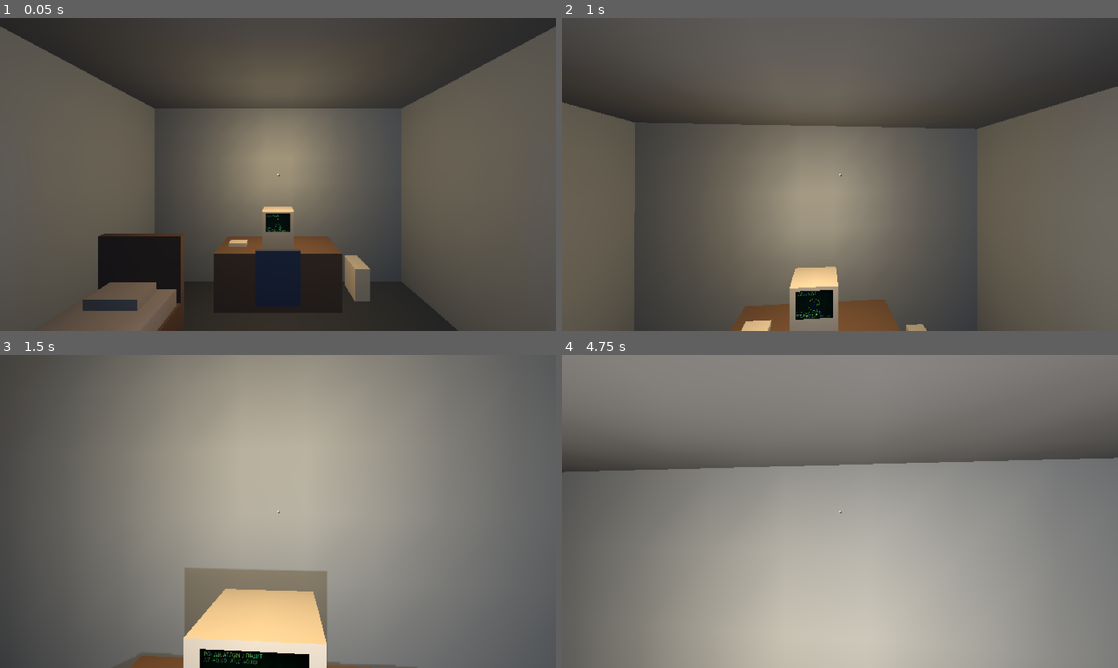
Above: before the commit, frames 1-4 (two rows, left to right).
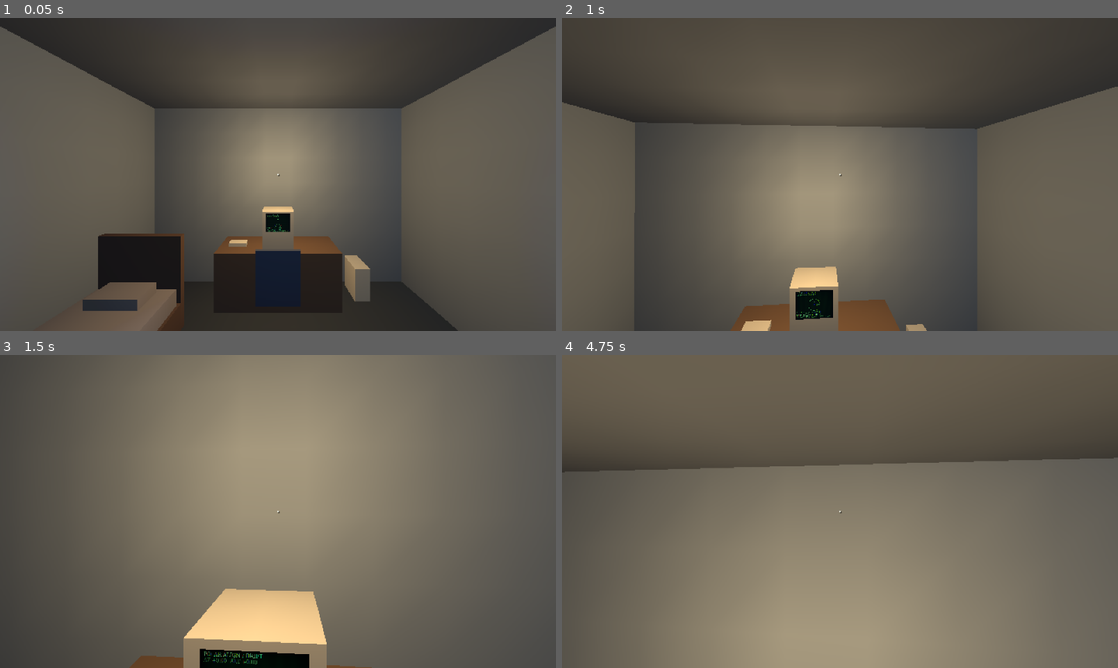
Above: after the commit, the same moments.

Repository: fcport/astrochills-gd-3d
Game: Godot game, scene res://main.tscn
The game is run twice, just before and just after one commit, with the same random seed, the same clock (stepped at 60 frames per second) and the same inputs.
Inputs (mouse positions are in pixels of both pictures, inside the frame that each line leads up to):
- Up to frame 1 (0.05 s): no input
- Up to frame 2 (1 s): tap Enter (imaging_start) at 0.5 s; move the mouse to (867, 174) at 0.52 s; hold W (move_forward) from 0.53 s (still down); hold B (bbs_open) from 0.53 s (still down); click (867, 174) at 0.67 s; tap Space (jump) at 0.77 s
- Up to frame 3 (1.5 s): keep holding W (move_forward); move the mouse to (250, 511) at 1.27 s; release B (bbs_open) at 1.28 s; tap Ctrl (crouch) at 1.35 s
- Up to frame 4 (4.75 s): keep holding W (move_forward); tap Space (jump) at 1.52, 3.02, 3.77, 4.52 s; move the mouse to (851, 505) at 2.02 s; hold Left (imaging_dec) 2.03-2.78 s; move the mouse to (834, 517) at 2.77 s; tap Right (imaging_inc) at 2.85 s; click (834, 517) at 2.92 s; move the mouse to (878, 514) at 3.52 s; hold Down (imaging_next) 3.53-4.28 s; move the mouse to (795, 508) at 4.27 s; tap Up (imaging_prev) at 4.35 s

Frame 1 is identical in both runs. In frame 2, 0.9% of the frame differs, in the area x 33-64%, y 0-99%; in frame 3, 48%; in frame 4, 88%, in the area x 0-100%, y 0-100%.

Commit message:
La lampada di prossimita' si spegne dove la stanza e' gia' illuminata
Chiede alle lampade della scena quanta luce arriva addosso al giocatore, e se da li'
si vedono davvero: una plafoniera accesa di la' dal muro non illumina questa stanza,
e senza quel raggio il corridoio acceso lascerebbe al buio chi e' chiuso nel
magazzino. Al buio la parete a 70 cm passa da 7 a 73; a luce accesa da 57,5 a 57,5.

Diff:
--- a/tools/prova_prossimita.gd
+++ b/tools/prova_prossimita.gd
@@ -27,7 +27,10 @@
 
 ## Quanti fotogrammi si lascia assestare la scena dopo aver mosso il giocatore o
 ## toccato la lampada. L'illuminazione di Godot non è istantanea.
-const ASSESTO := 8
+## Quaranta e non otto. La lampada non salta al suo valore: `luce_prossimita.gd` ce
+## la porta scorrendo, in poco piu' di un terzo di secondo. Con otto fotogrammi il
+## banco fotografava a meta' salita e leggeva numeri che nel gioco non esistono.
+const ASSESTO := 40
 
 ## A che distanze dal muro si misura. La prima è «ci sono quasi addosso», l'ultima
 ## è «è in fondo alla stanza e deve restare nera».
@@ -40,6 +43,12 @@
 ## Quanto può alzarsi il muro più lontano, su 255. È il controllo dell'atmosfera:
 ## il fondo della stanza deve restare esattamente com'era.
 const ALZATA_MASSIMA_LONTANO := 1.5
+
+## Quanto può alzarsi una parete quando LA PLAFONIERA È ACCESA, su 255. È il
+## controllo che è nato da un difetto visto giocando: la lampada lavorava anche a
+## luce accesa, e avvicinandosi a una parete illuminata compariva un alone che
+## seguiva la testa. In una stanza accesa la lampada non deve esistere.
+const ACCESA_MASSIMA := 1.5
 
 ## Quanto può alzarsi la parete VISTA DALL'ALTRA STANZA, su 255. La lampada non
 ## fa ombra — costa zero e a questa energia dovrebbe restare di qua dal muro. Questo
@@ -64,6 +73,12 @@
 ## La camera che guarda dall'ALTRA parte del muro. Non è un vezzo: la fuga di luce
 ## attraverso una parete è, per definizione, una cosa che dal lato illuminato non si
 ## vede. Serve stare dall'altra parte.
+## La plafoniera del locale in cui si misura, per la prova a luce accesa.
+var _plafoniera: Light3D = null
+
+## Una plafoniera che dal punto di misura non si vede: sta in un altro locale.
+var _altrove: Light3D = null
+
 var _spia: Camera3D = null
 var _oltre := Vector3.ZERO
 var _mira := Vector3.ZERO
@@ -121,6 +136,19 @@
 	for d in DISTANZE:
 		_prese.append({"d": d, "accesa": false})
 		_prese.append({"d": d, "accesa": true})
+	# e la stessa parete con la plafoniera accesa: li' la lampada deve sparire
+	_plafoniera = _piu_vicina(_muro + _fuori * DISTANZE[0])
+	if _plafoniera != null:
+		_prese.append({"d": DISTANZE[0], "accesa": false, "illuminato": true})
+		_prese.append({"d": DISTANZE[0], "accesa": true, "illuminato": true})
+	# E IL RISCHIO OPPOSTO. Una lampada che si spegne dove c'e' luce si spegne anche
+	# dove la luce sta di la' dal muro, se nessuno controlla: il corridoio acceso
+	# lascerebbe al buio pesto chi e' chiuso nel magazzino. Si accende una plafoniera
+	# che da qui NON si vede e si pretende che qui non cambi niente.
+	_altrove = _dietro_un_muro(_muro + _fuori * DISTANZE[0])
+	if _altrove != null:
+		_prese.append({"d": DISTANZE[0], "accesa": false, "altrove": true})
+		_prese.append({"d": DISTANZE[0], "accesa": true, "altrove": true})
 	if _cerca_oltre():
 		_spia = Camera3D.new()
 		_spia.fov = 55.0
@@ -130,6 +158,40 @@
 	print("muro di prova a (%.2f, %.2f, %.2f)" % [_muro.x, _muro.y, _muro.z])
 	_i = 0
 	_sistema()
+
+
+## La lampada della scena più vicina a un punto: è la plafoniera di quel locale.
+func _piu_vicina(punto: Vector3) -> Light3D:
+	var trovate: Array = []
+	_raccogli(_scena, trovate)
+	var meglio: Light3D = null
+	var quanto := 1e9
+	for L in trovate:
+		var d: float = punto.distance_to((L as Light3D).global_position)
+		if d < quanto:
+			quanto = d
+			meglio = L
+	return meglio
+
+
+func _raccogli(n: Node, dentro: Array) -> void:
+	if n is Light3D and not _corpo.is_ancestor_of(n):
+		dentro.append(n)
+	for f in n.get_children():
+		_raccogli(f, dentro)
+
+
+## Una lampada che da `punto` non si vede, perche' in mezzo c'e' un muro.
+func _dietro_un_muro(punto: Vector3) -> Light3D:
+	var spazio := _scena.get_world_3d().direct_space_state
+	var trovate: Array = []
+	_raccogli(_scena, trovate)
+	for L in trovate:
+		var q := PhysicsRayQueryParameters3D.create(punto, (L as Light3D).global_position)
+		q.exclude = [_corpo.get_rid()]
+		if not spazio.intersect_ray(q).is_empty():
+			return L
+	return null
 
 
 ## Spegne ogni lampada della scena, comunque sia stata accesa.
@@ -292,6 +354,17 @@
 	# la camera guarda lungo -Z locale: questa imbardata la punta contro il muro
 	_corpo.rotation.y = atan2(_fuori.x, _fuori.z)
 	_luce.visible = bool(presa["accesa"])
+	# la plafoniera si accende solo per le prese che la vogliono, e si spegne per
+	# tutte le altre: accesa una volta resterebbe accesa e falserebbe il resto
+	for coppia in [[_plafoniera, "illuminato"], [_altrove, "altrove"]]:
+		if coppia[0] == null:
+			continue
+		var acceso: bool = presa.get(coppia[1], false)
+		var n: Node = coppia[0]
+		while n != null and n != _scena:
+			if n is Node3D:
+				(n as Node3D).visible = acceso
+			n = n.get_parent()
 	if presa.get("oltre", false):
 		_spia.global_position = _oltre
 		_spia.look_at(_mira, Vector3.UP)
@@ -325,7 +398,13 @@
 			tutti.append((c.r + c.g + c.b) / 3.0 * 255.0)
 	tutti.sort()
 	var presa: Dictionary = _prese[_i]
-	var chiave = "oltre" if presa.get("oltre", false) else presa["d"]
+	var chiave = presa["d"]
+	if presa.get("oltre", false):
+		chiave = "oltre"
+	elif presa.get("illuminato", false):
+		chiave = "accesa"
+	elif presa.get("altrove", false):
+		chiave = "altrove"
 	# UNA FOTO LA LASCIA COMUNQUE. I numeri dicono di quanto si e' alzato il muro, non
 	# se l'ombra si stacca dai battiscopa o se l'intonaco granisce: quelle si vedono.
 	if presa.get("oltre", false):
@@ -357,6 +436,28 @@
 	if alzata_lontano > ALZATA_MASSIMA_LONTANO:
 		_guasti.append("a %.1f m alza di %.1f livelli: sta schiarendo la stanza, non "
 			% [lontano, alzata_lontano] + "quello che hai vicino")
+	if _letture.has("accesa"):
+		var con: float = _letture["accesa"]["accesa"] - _letture["accesa"]["spenta"]
+		print("  a luce accesa    %5.1f    %5.1f    %+6.1f"
+			% [_letture["accesa"]["spenta"], _letture["accesa"]["accesa"], con])
+		if con > ACCESA_MASSIMA:
+			_guasti.append("con la plafoniera accesa la lampada alza ancora di %.1f "
+				% con + "livelli: si vede il proprio alone su una parete illuminata")
+
+	if _letture.has("altrove"):
+		var la: float = _letture["altrove"]["accesa"] - _letture["altrove"]["spenta"]
+		print("  luce di la'      %5.1f    %5.1f    %+6.1f"
+			% [_letture["altrove"]["spenta"], _letture["altrove"]["accesa"], la])
+		# NON basta che sia accesa: dev'essere PIENA. Al primo giro il confronto era
+		# con ALZATA_MINIMA, e togliendo il controllo dell'occlusione la lampada
+		# scendeva a meta' senza che il banco fiatasse - una stanza buia illuminata a
+		# meta' perche' il corridoio di la' e' acceso e' lo stesso difetto, solo piu'
+		# educato. Si confronta con quanto alzava al buio, alla stessa distanza.
+		var al_buio: float = _letture[DISTANZE[0]]["accesa"] - _letture[DISTANZE[0]]["spenta"]
+		if la < al_buio - 3.0:
+			_guasti.append("una lampada accesa DI LA' DAL MURO la smorza: qui alza di "
+				+ "%.1f livelli invece dei %.1f che fa al buio" % [la, al_buio])
+
 	if _letture.has("oltre"):
 		var fuga: float = _letture["oltre"]["accesa"] - _letture["oltre"]["spenta"]
 		print("  di la' dal muro   %5.1f    %5.1f    %+6.1f"
--- /dev/null
+++ b/world/player/luce_prossimita.gd
@@ -0,0 +1,133 @@
+## La lampada che il giocatore si porta addosso, e che ESISTE SOLO DOVE È BUIO.
+##
+## Da sola era già utile e già sbagliata: al buio svela quello che sfiori — è tutto
+## il suo mestiere — ma accesa la plafoniera continuava a lavorare, e allora la si
+## vedeva. Ci si avvicina a una parete illuminata e compare un alone che ti segue,
+## che è il modo più veloce di ricordare a chi gioca che sta guardando un motore
+## grafico. In una stanza accesa si deve vedere la stanza, non la propria luce
+## riflessa addosso alle cose.
+##
+## COME SI DECIDE SE È BUIO. Non si legge lo schermo: la luminosità dell'inquadratura
+## dipende da dove guardi, e girando la testa la lampada si accenderebbe e
+## spegnerebbe da sola. Si CHIEDE ALLE LAMPADE, che è un conto esatto e costa
+## niente: per ognuna, quanta ne arriva qui — energia per la sua curva di caduta —
+## e se da qui la si vede davvero. Il raggio è la metà che conta: una plafoniera
+## accesa nella stanza accanto non illumina questa, e senza quel controllo il
+## corridoio acceso avrebbe spento la lampada dentro il magazzino chiuso.
+##
+## LA LUNA È UNA DIREZIONALE e vale lo stesso ragionamento al contrario: illumina
+## ovunque, quindi la domanda è se da qui si vede il cielo. Un raggio verso la sua
+## direzione, e se incontra il tetto sei al chiuso.
+##
+## E NON SI ACCENDE DI SCATTO. Il conto si rifà dieci volte al secondo, ma l'energia
+## ci arriva scorrendo: attraversare la soglia di una stanza illuminata non deve
+## essere un lampo. Chi entra in una stanza buia vede la lampada crescere nel tempo
+## in cui l'occhio si sarebbe abituato comunque.
+class_name LuceProssimita
+extends OmniLight3D
+
+## Sotto questo illuminamento la lampada va al massimo: è buio, serve tutta.
+## L'unità è quella delle energie di Godot sommate, quindi ha senso solo confrontata
+## con le lampade di questa scena — una plafoniera dell'osservatorio vale 2,1 con
+## caduta 0,85 su undici metri, cioè circa 1,7 standoci sotto.
+const BUIO := 0.06
+
+## Sopra questo la lampada è spenta del tutto: qui la stanza è illuminata e la
+## propria luce sarebbe solo un alone che segue la testa.
+const CHIARO := 0.30
+
+## Ogni quanti secondi si rifà il conto. Dieci volte al secondo è più che
+## abbastanza per una cosa che cambia camminando, e sono dieci raggi, non mille.
+const OGNI := 0.1
+
+## Quanto in fretta l'energia raggiunge il valore voluto, in frazioni dell'energia
+## piena al secondo. Tre significa poco più di un terzo di secondo per accendersi
+## da zero: si nota che cambia, non si vede scattare.
+const RIPRESA := 3.0
+
+## Ogni quanto si ricontano le lampade della scena. Non ogni fotogramma: cambiano
+## quando qualcuno ne aggiunge una, cioè mai durante una partita.
+const RICONTA := 5.0
+
+var _piena := 0.0
+var _lampade: Array[Light3D] = []
+var _t := 0.0
+var _t_conta := 0.0
+var _voluta := 0.0
+
+
+func _ready() -> void:
+	_piena = light_energy
+	_voluta = _piena
+	_raduna()
+
+
+func _process(delta: float) -> void:
+	_t += delta
+	_t_conta += delta
+	if _t_conta >= RICONTA:
+		_t_conta = 0.0
+		_raduna()
+	if _t >= OGNI:
+		_t = 0.0
+		var f := clampf((_altrui() - BUIO) / (CHIARO - BUIO), 0.0, 1.0)
+		_voluta = _piena * (1.0 - f)
+	light_energy = move_toward(light_energy, _voluta, _piena * RIPRESA * delta)
+
+
+## Quanta luce di ALTRI arriva dove sta la lampada.
+func _altrui() -> float:
+	var spazio := get_world_3d().direct_space_state
+	var somma := 0.0
+	for L in _lampade:
+		if not is_instance_valid(L) or not L.is_visible_in_tree():
+			continue
+		var quanto := 0.0
+		var dove := Vector3.ZERO
+		if L is DirectionalLight3D:
+			# la direzionale non ha posizione: quel che conta e' se si vede il cielo
+			quanto = L.light_energy
+			dove = global_position + L.global_transform.basis.z * 300.0
+		else:
+			var d := global_position.distance_to(L.global_position)
+			var portata := 0.0
+			var caduta := 1.0
+			if L is OmniLight3D:
+				portata = (L as OmniLight3D).omni_range
+				caduta = (L as OmniLight3D).omni_attenuation
+			elif L is SpotLight3D:
+				var s := L as SpotLight3D
+				portata = s.spot_range
+				caduta = s.spot_attenuation
+				# fuori dal cono non illumina, per quanto sia potente
+				var verso := (global_position - s.global_position).normalized()
+				if rad_to_deg(verso.angle_to(-s.global_transform.basis.z)) > s.spot_angle:
+					continue
+			if d >= portata or portata <= 0.0:
+				continue
+			quanto = L.light_energy * pow(1.0 - d / portata, caduta)
+			dove = L.global_position
+		# un filo di luce non cambia niente e non merita un raggio
+		if quanto < 0.02:
+			continue
+		# E DEVE VEDERSI DA QUI. Senza, una plafoniera accesa di la' dal muro
+		# spegnerebbe la lampada proprio dove il buio c'e' davvero.
+		var q := PhysicsRayQueryParameters3D.create(global_position, dove)
+		q.collision_mask = 1               # il mondo; il giocatore sta sul 2
+		if not spazio.intersect_ray(q).is_empty():
+			continue
+		somma += quanto
+	return somma
+
+
+## Raccoglie le lampade della scena, sé stessa esclusa.
+func _raduna() -> void:
+	_lampade.clear()
+	_cerca(get_tree().root)
+
+
+func _cerca(n: Node) -> void:
+	if n is Light3D and n != self:
+		_lampade.append(n as Light3D)
+	for f in n.get_children():
+		_cerca(f)
--- a/world/player/player.tscn
+++ b/world/player/player.tscn
@@ -27,6 +27,12 @@
 ;     viene illuminato ma non ne proietta nessuna, cioè resta una sagoma piatta —
 ;     e la forma di quello che hai accanto è tutto ciò che si voleva.
 ;
+; E SI SPEGNE DOVE C'È GIÀ LUCE. Da sola era utile e sbagliata: con la plafoniera
+; accesa la lampada continuava a lavorare, e avvicinandosi a una parete illuminata
+; compariva un alone che seguiva la testa. `luce_prossimita.gd` chiede alle lampade
+; della scena quanta luce arriva qui — e se da qui si vedono — e la spegne dove la
+; stanza è già illuminata. Il conto sta lì, non in questo file.
+;
 ; ENERGIA 0,3, e non è un numero scelto guardando. Tarata col banco
 ; `tools/prova_prossimita.gd`, che misura di quanto si alza una parete a varie
 ; distanze: +66 livelli a 70 cm, +22 a un metro e mezzo, zero da 2,5 in poi, e la
@@ -38,11 +44,12 @@
 ; `project.godot`, sezione `layer_names/3d_physics`): il corpo sta su un layer
 ; suo perché il raggio dell'interazione, che cerca mondo e interagibili, non
 ; possa mai colpire il giocatore stesso.
-[gd_scene load_steps=5 format=3]
+[gd_scene load_steps=6 format=3]
 
 [ext_resource type="Script" path="res://world/player/player.gd" id="1_player"]
 [ext_resource type="PackedScene" path="res://world/interactables/interaction_prompt.tscn" id="2_prompt"]
 [ext_resource type="PackedScene" path="res://world/player/crosshair.tscn" id="3_crosshair"]
+[ext_resource type="Script" path="res://world/player/luce_prossimita.gd" id="4_prossimita"]
 
 [sub_resource type="CapsuleShape3D" id="CapsuleShape3D_player"]
 radius = 0.3
@@ -62,6 +69,7 @@
 transform = Transform3D(1, 0, 0, 0, 1, 0, 0, 0, 1, 0, 1.65, 0)
 
 [node name="Prossimita" type="OmniLight3D" parent="Camera"]
+script = ExtResource("4_prossimita")
 transform = Transform3D(1, 0, 0, 0, 1, 0, 0, 0, 1, 0, -0.4, 0)
 light_color = Color(0.7, 0.76, 0.92, 1)
 light_energy = 0.3
Not shown, changed: _bmad-output/planning-artifacts/gdds/gdd-astrochills-gd-3d-2026-08-24/decision-log.md
